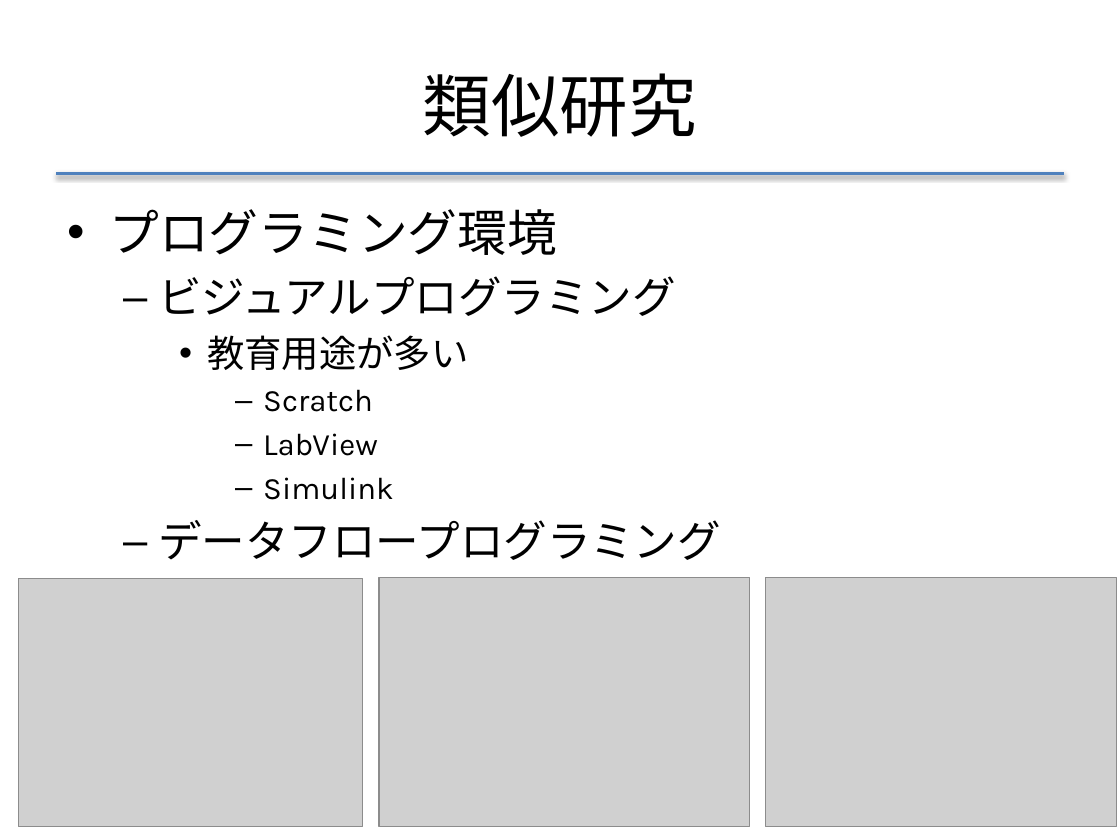
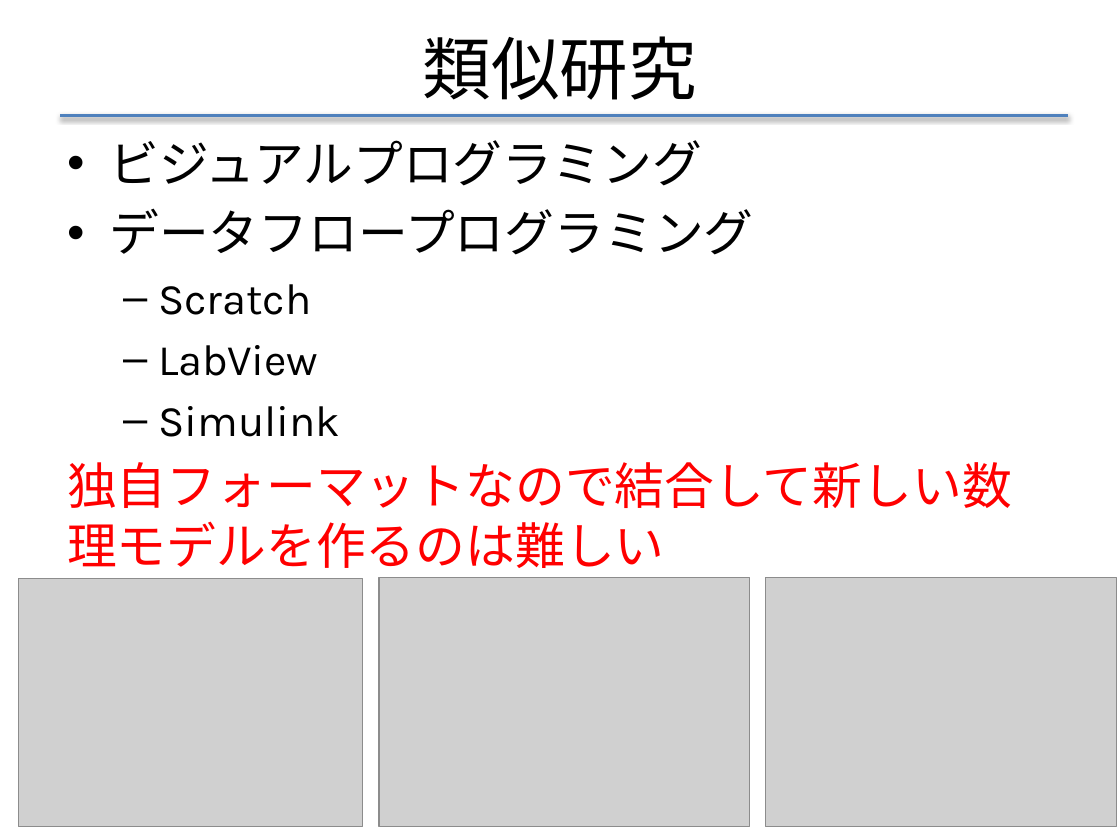
Before and after one commit to f-akazawa/akaz_uecdevelop, a slide deck: slide 11 of doc/中間発表資料.pptx (slide 13 before the commit). Drawn at 1120x840 pixels with LibreOffice and Linux fonts; fonts in the diff are those of the drawing; grey boxes stand for pictures. Boxes give left, top, right and bottom in pixels: in the first picture for what was removed or moved away, otherwise in the second. Text is boxed around its words. In the diff, an @@ line names an element or a change of style, - is before the commit and + after.

```diff
--- a/doc/中間発表資料.pptx
+++ b/doc/中間発表資料.pptx
@@ title "類似研究": place and size @@
-title "類似研究" at [423,73,697,137]
+title "類似研究" at [423,36,697,100]
@@ line moved from (56, 174) - (1064, 174) to (60, 115) - (1068, 115) @@
@@ text "ビジュアルプログラミング": place and size @@
-text "ビジュアルプログラミング" at [109,209,721,560]
+text "ビジュアルプログラミング" at [67,140,1012,568]
@@ text at [109,140,702,437]: size 28 to 32 pt in "ビジュアルプログラミング"; size 20 to 28 pt in "Scratch", "LabView", "Simulink"; bullet – to •; list level 2 to 1 in "ビジュアルプログラミング"; list level 4 to 2 in "Scratch"; list level 4 to 2 in "LabView"; list level 4 to 2 in "Simulink" @@
@@ text at [109,209,557,255]: paragraph removed @@
-• プログラミング環境
@@ text at [109,208,753,255]: text changed; size 24 to 32 pt @@
-    • 教育用途が多い
+• データフロープログラミング
@@ text at [67,462,1012,568]: text changed; size 28 to 32 pt; text colour #000000 to #FF0000 @@
-  – データフロープログラミング
+独自フォーマットなので結合して新しい数理モデルを作るのは難しい
```
Also in this commit, not shown: 5 other slides changed, 3 slides added.
